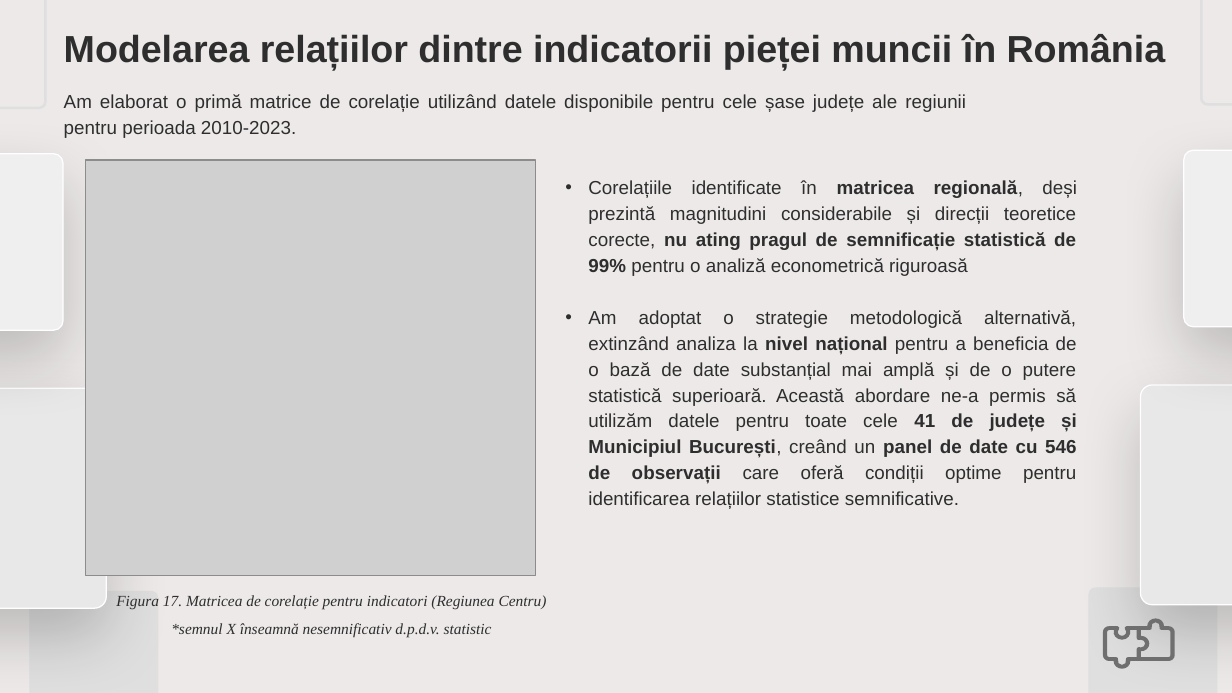
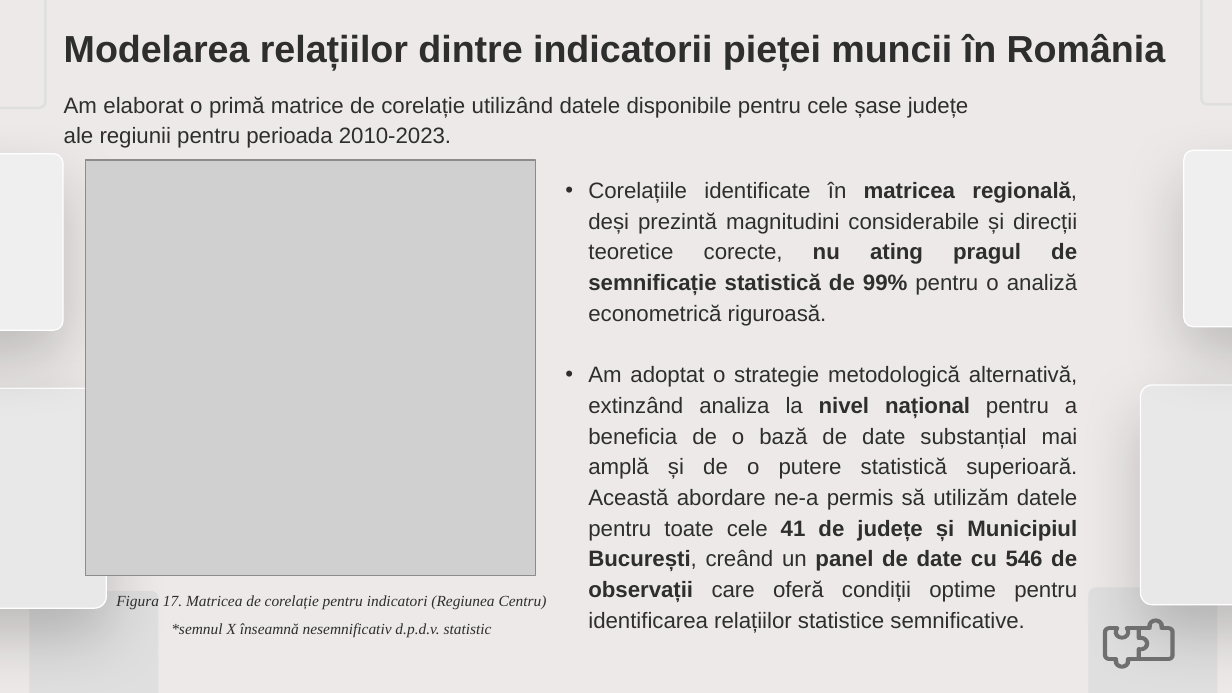
Before and after one commit to d4vjd/Labor-Market-Analysis-App, a slide deck: slide 22 of PUPAZA_DAVID_STAT_OTOIU_ADRIAN.pptx (slide 23 before the commit). Drawn at 1232x693 pixels with LibreOffice and Linux fonts; fonts in the diff are those of the drawing; grey boxes stand for pictures. Boxes give left, top, right and bottom in pixels: in the first picture for what was removed or moved away, otherwise in the second. Text is boxed around its words. In the diff, an @@ line names an element or a change of style, - is before the commit and + after.

```diff
--- a/PUPAZA_DAVID_STAT_OTOIU_ADRIAN.pptx
+++ b/PUPAZA_DAVID_STAT_OTOIU_ADRIAN.pptx
@@ text "Am elaborat o primă matrice ..." at bbox=[64, 96, 969, 148]: size 11 to 13 pt @@
@@ text at bbox=[588, 181, 1077, 326]: text changed; size 11 to 13 pt @@
-• Corelațiile identificate în matricea regională, deși prezintă magnitudini considerabile și direcții teoretice corecte, nu ating pragul de semnificație statistică de 99% pentru o analiză econometrică riguroasă
+• Corelațiile identificate în matricea regională, deși prezintă magnitudini considerabile și direcții teoretice corecte, nu ating pragul de semnificație statistică de 99% pentru o analiză econometrică riguroasă.
@@ text at bbox=[588, 365, 1078, 633]: size 11 to 13 pt in "Am adoptat o strategie metodologică alternativă, extinzând ..." @@
```
Also in this commit, not shown: 24 other slides changed, 1 slide removed.
